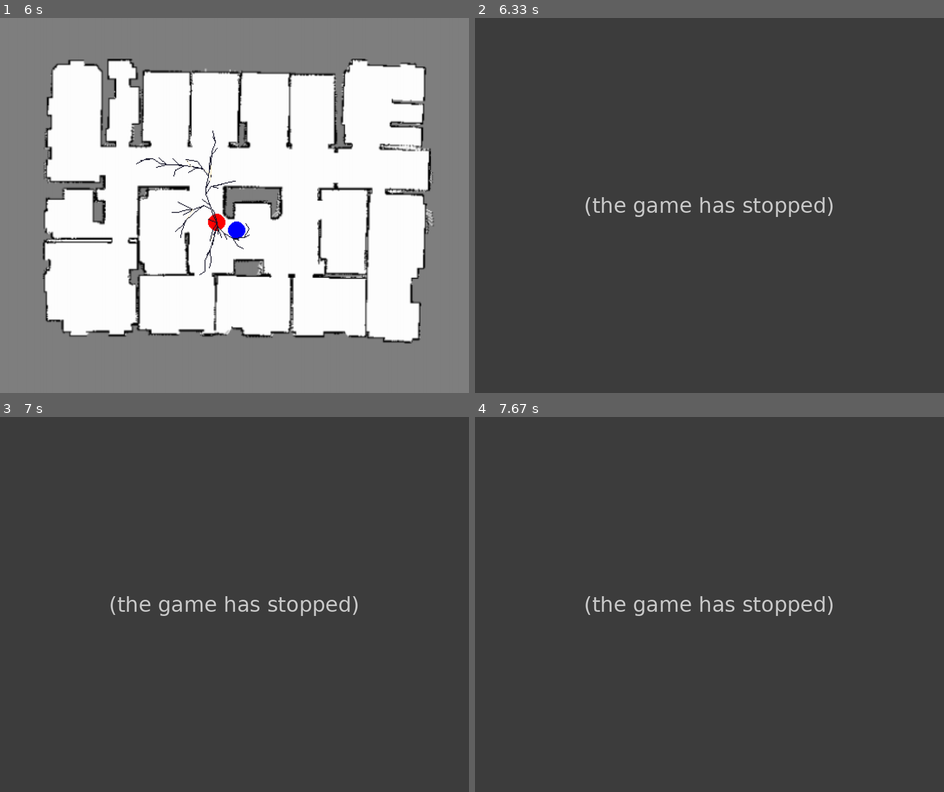
Above: before the commit, frames 1-4 (two rows, left to right).
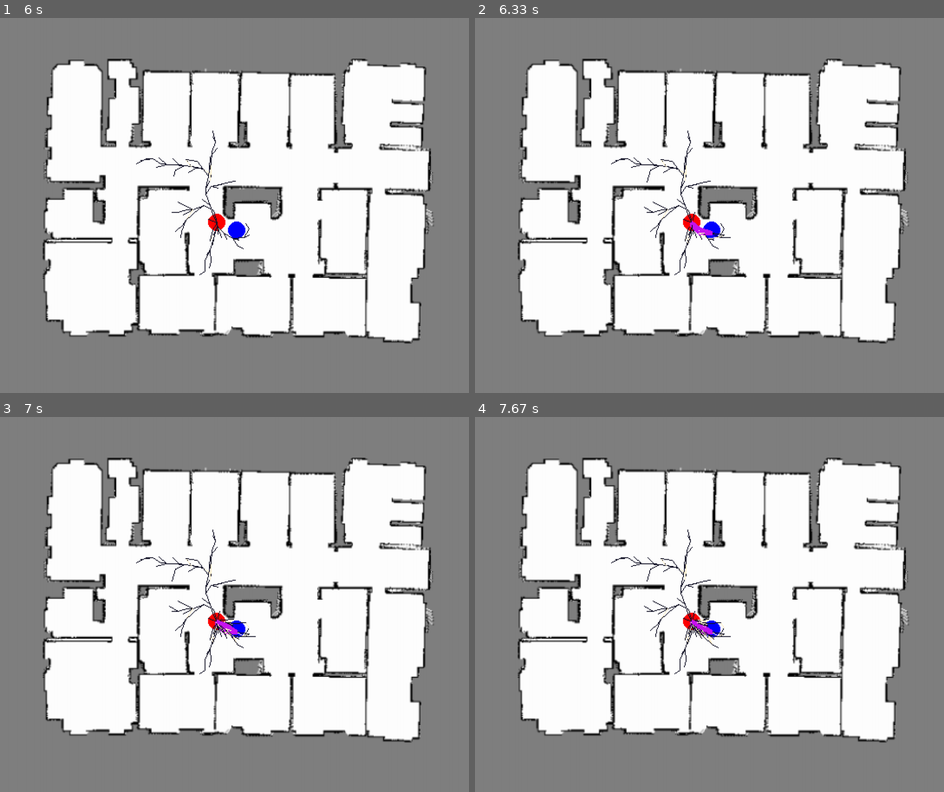
Above: after the commit, the same moments.

Repository: soraxas/sbp-env
Game: pygame game, started from rrtstar.py
The game is run twice, just before and just after one commit, with the same random seed, the same clock (stepped at 60 frames per second) and the same inputs.
Inputs (mouse positions are in pixels of both pictures, inside the frame that each line leads up to):
- Up to frame 1 (6 s): click (215, 220) at 0.38 s; click (239, 231) at 0.72 s
- Up to frame 2 (6.33 s): no input
- Up to frame 3 (7 s): no input
- Up to frame 4 (7.67 s): no input

Frame 1 is identical in both runs. In frame 2, 98% of the frame differs, in the area x 0-100%, y 0-100%; in frame 3, 98%; in frame 4, 98%.
Before the commit the program exited at 6.23 s; later frames show no game.

Commit message:
implemented informed RRT*

Diff:
--- a/rrtstar.py
+++ b/rrtstar.py
@@ -11,6 +11,7 @@
 from pygame.locals import *
 from math import sqrt, cos, sin, atan2
 from checkCollision import *
+import numpy as np
 
 # constants
 XDIM = 640
@@ -25,6 +26,11 @@
 SCALING = 3
 
 img = None
+c_min = None
+x_center = None
+angle = None
+
+foundSolution = False
 
 
 ############################################################
@@ -46,7 +52,7 @@
 
 
 def dist(p1, p2):
-    return sqrt((p1[0] - p2[0]) * (p1[0] - p2[0]) + (p1[1] - p2[1]) * (p1[1] - p2[1]))
+    return sqrt((p1[0] - p2[0]) ** 2 + (p1[1] - p2[1]) ** 2)
 
 
 def step_from_to(p1, p2):
@@ -83,17 +89,39 @@
 
 
 def drawSolutionPath(start, goal, nodes, pygame, screen):
+    if not foundSolution:
+        return
     pink = 200, 20, 240
-    nn = goal
-    # for p in nodes:
-    #     if dist(p.pos, goal.pos) < dist(nn.pos, goal.pos):
-    #         nn = p
+    nn = nodes[0]
+    for p in nodes:
+        if dist(p.pos, goal.pos) < dist(nn.pos, goal.pos):
+            nn = p
+    print('Cost: {}'.format(nn.cost))
     while nn != start:
         pygame.draw.line(screen, pink, nn.pos, nn.parent.pos, 5)
         nn = nn.parent
 
 
-def get_random_path():
+
+def get_random_path(c_max):
+    if c_max >0:
+        global c_min, x_center, angle
+        # already have a valid solution, optimise in ellipse region
+        r1 = c_max / 2
+        r2 = math.sqrt(abs(c_max**2 - c_min**2))
+
+        x = np.random.uniform(-1, 1)
+        y = np.random.uniform(-1, 1)
+
+        x2 =  x * r1 * math.cos(angle) + y * r2 * math.sin(angle)
+        y2 = -x * r1 * math.sin(angle) + y * r2 * math.cos(angle)
+
+        ##################################
+        ##################################
+        ##################################
+        return x2 + x_center[0] , y2 + x_center[1]
+
+    # Random path
     while True:
         p = random.random()*XDIM, random.random()*YDIM
         if not collides(p):
@@ -107,6 +135,8 @@
     def __init__(self, pos):
         self.pos = pos
 
+def drawEllipse():
+    pass
 
 def main():
     global pygame, img
@@ -165,11 +195,23 @@
                     sys.exit("Leaving.")
         update(screen, window)
     ##################################################
+    # calculate information regarding shortest path
+    global c_min, x_center, angle
+    c_min = dist(startPt.pos, goalPt.pos)
+    x_center = (startPt.pos[0]+goalPt.pos[0])/2 , (startPt.pos[1]+goalPt.pos[1])/2
+    dy = goalPt.pos[1] - startPt.pos[1]
+    dx = goalPt.pos[0] - startPt.pos[0]
+    angle = math.atan2(-dy, dx)
+
+    ##################################################
+
+
 
     fpsClock.tick(10000)
+    c_max = -1
 
     for i in range(NUMNODES):
-        rand = Node(get_random_path())
+        rand = Node(get_random_path(c_max))
         nn = nodes[0]
         for p in nodes:
             if dist(p.pos, rand.pos) < dist(nn.pos, rand.pos):
@@ -189,15 +231,32 @@
 
             if dist(newnode.pos, goalPt.pos) < GOAL_RADIUS:
                 print('Reached goal!')
-                goalPt.parent = newnode
+                # goalPt.parent = newnode
                 # drawSolutionPath(startPt, goalPt, nodes, pygame, screen)
-                break
+                print(newnode.cost)
+                print(c_min)
+                print(x_center)
+                print(angle)
+
+                global foundSolution
+                foundSolution = True
+                c_max = newnode.cost
+
+                # drawSolutionPath(startPt, goalPt, nodes, pygame, screen)
+                # drawEllipse()
+                #
+                # # get_random_path(newnode.cost, screen=screen)
+                #
+                # update(screen, window)
+                # import time
+                # time.sleep(100)
+                # break
 
             for e in pygame.event.get():
                 if e.type == QUIT or (e.type == KEYUP and e.key == K_ESCAPE):
                     sys.exit("Leaving.")
+        drawSolutionPath(startPt, goalPt, nodes, pygame, screen)
         update(screen, window)
-    drawSolutionPath(startPt, goalPt, nodes, pygame, screen)
     update(screen, window)
     exit()
 
Not shown, added: .gitignore
